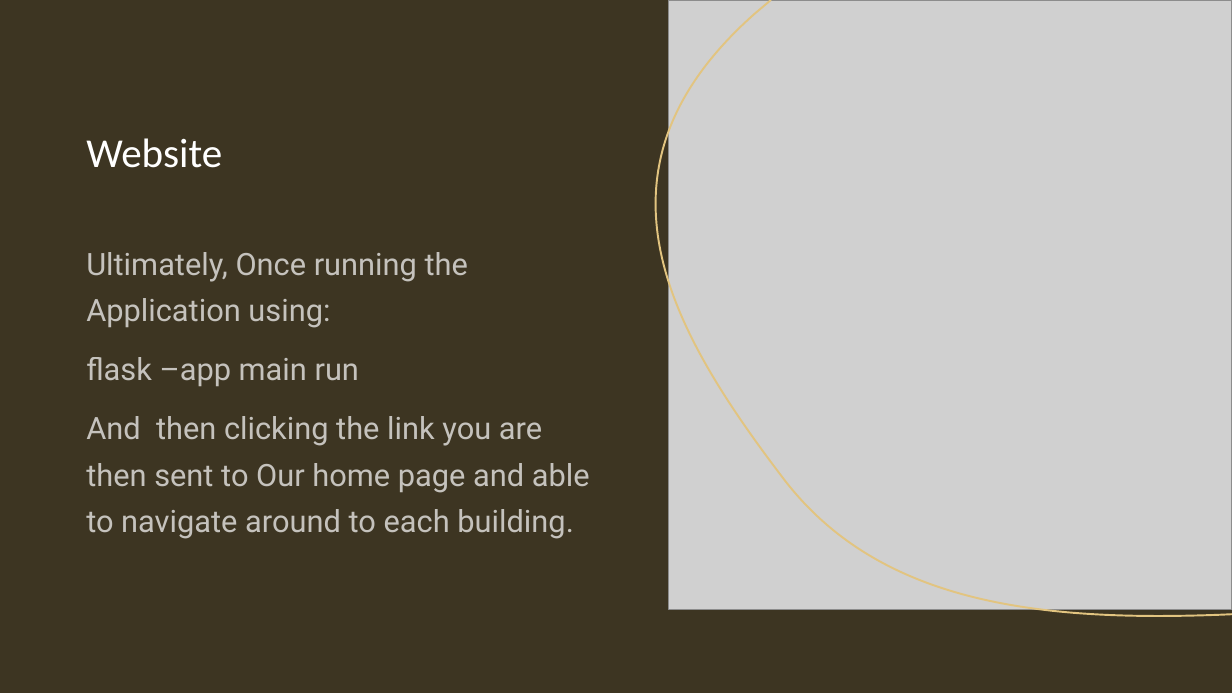
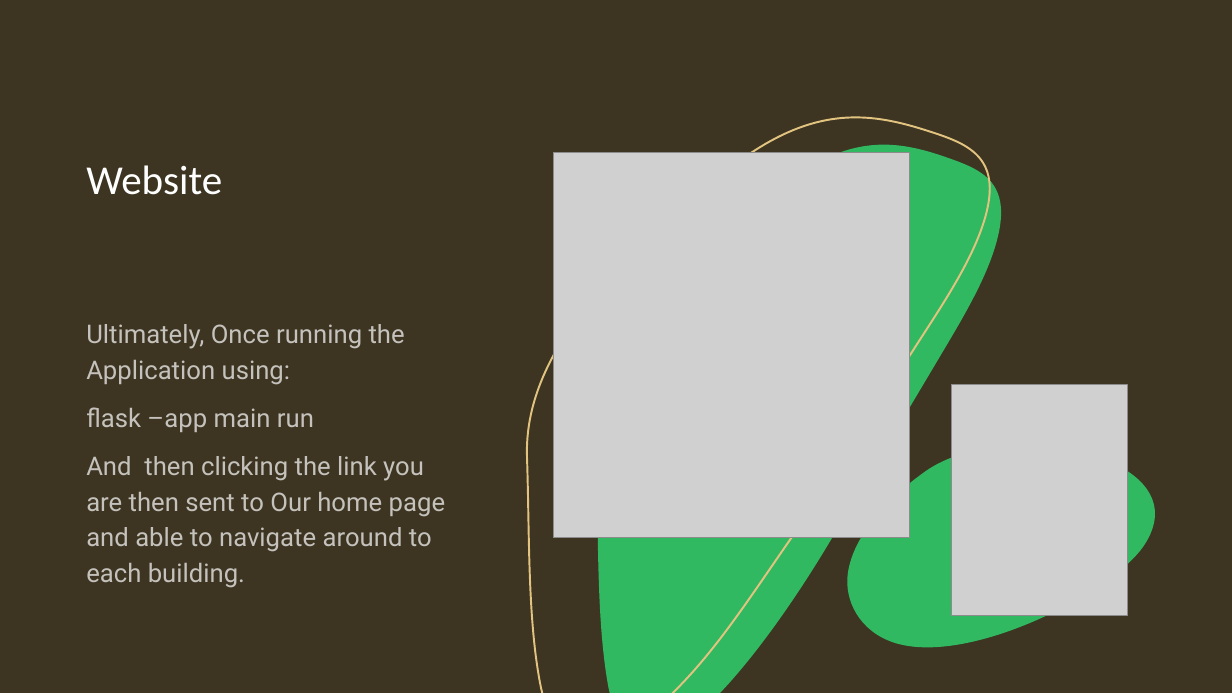
Before and after one commit to kcheb27/Final-Project-ec327, a slide deck: slide 9 of doc/ProjectArchitecture.pptx. Drawn at 1232x693 pixels with LibreOffice and Linux fonts; fonts in the diff are those of the drawing; grey boxes stand for pictures. Boxes give left, top, right and bottom in pixels: in the first picture for what was removed or moved away, otherwise in the second. Text is boxed around its words. In the diff, an @@ line names an element or a change of style, - is before the commit and + after.

```diff
--- a/doc/ProjectArchitecture.pptx
+++ b/doc/ProjectArchitecture.pptx
@@ freeform shape: place and size @@
-freeform shape at [656, 0, 1232, 616]
+freeform shape at [527, 117, 990, 693]
@@ freeform shape added at [596, 145, 1001, 693], fill #31B962 @@
@@ title "Website": place and size @@
-title "Website" at [86, 138, 222, 168]
+title "Website" at [86, 165, 222, 195]
@@ title "Website" at [86, 165, 222, 195]: vertical alignment middle to top @@
@@ picture: place and size @@
-picture at [668, 0, 1232, 609]
+picture at [554, 152, 910, 538]
@@ text "Ultimately, Once running the Application ...": place and size @@
-text "Ultimately, Once running the Application ..." at [86, 252, 590, 539]
+text "Ultimately, Once running the Application ..." at [86, 324, 445, 588]
@@ text "Ultimately, Once running the Application ..." at [86, 324, 445, 588]: size 24 to 20 pt; line spacing 1.25 to 1.15 @@
@@ picture added at [952, 385, 1128, 616] @@
@@ freeform shape added at [848, 445, 1155, 648], fill #31B962 @@
```
Also in this commit, not shown: 3 other slides changed, 2 other files.
